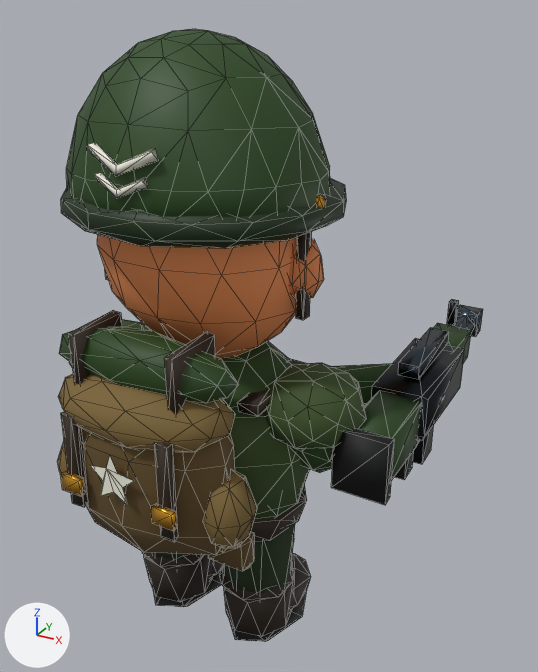
Two versions of the glTF model assets/game/models/soldier/soldier-lod.glb, one commit apart.
Before and after are seen from a 50 mm lens placed at (0.858, -1.281, 1.465), pointed at (0.036, 0.213, 0.718). The axes (+X, +Y, +Z) are drawn at lower left. The lights are the same throughout. The picture after the commit comes second. Mesh edges are drawn as thin lines. Vertices at exactly the same position are counted once.

The older version as bpy lines, for what is in view:
```python
me_face = bpy.data.meshes.new('Face')
me_face.from_pydata(...)  # 447 vertices, 794 faces; spans x -0.297..0.297, y -0.276..0.291, z -0.02..0.651
me_face.materials.append(mat_v15_toymilitary_pbr)
me_torso = bpy.data.meshes.new('Torso')
me_torso.from_pydata(...)  # 474 vertices, 844 faces; spans x -0.377..0.377, y -0.36..0.19, z 0.338..0.889
me_torso.materials.append(mat_v15_toymilitary_pbr)
me_trousers = bpy.data.meshes.new('Trousers')
me_trousers.from_pydata(...)  # 129 vertices, 234 faces; spans x -0.097..0.101, y -0.1..0.209, z -0.382..0.03
me_trousers.materials.append(mat_v15_toymilitary_pbr)
ob_body = bpy.data.objects.new('Body', me_torso)
ob_body.location = (0.0, 0.0, 0.0)
ob_head = bpy.data.objects.new('Head', me_face)
ob_head.location = (0.0, 0.0, 0.78)
ob_legl = bpy.data.objects.new('LegL', me_trousers)
ob_legl.location = (-0.122, 0.0, 0.38)
# also in view: 'LegR' at (0.122, 0.055, 0.204); 'Arms' at (0.053, 0.346, 0.594)
```
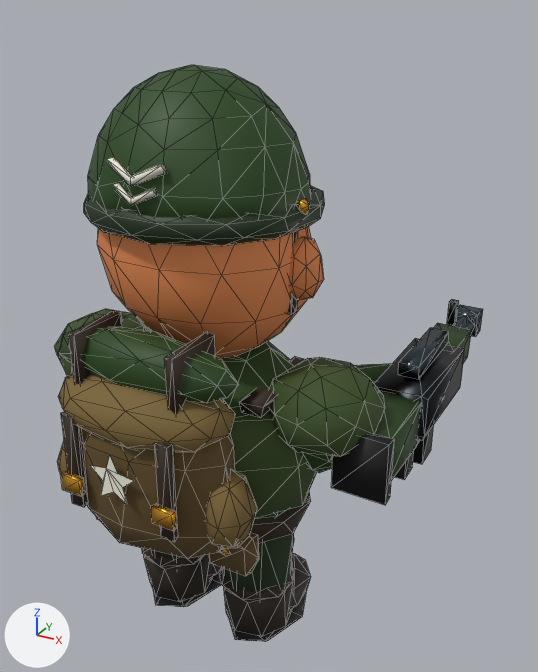
Where the change shows, as pixel boxes (x1, y1, x2, y2) in the pictures (538 x 672 px; the box of a moved part takes in the faces that stretch with it):
'Head', reshaped (15% narrower, 11% shorter)
    before: (61, 29, 346, 359)
    after: (84, 65, 325, 359)
'Body', reshaped (7% wider)
    before: (57, 310, 366, 571)
    after: (54, 309, 385, 576)
part 1 of me_torso, rebuilt (16% wider, 16% taller)
    before: (264, 363, 366, 449)
    after: (267, 357, 385, 457)
part 2 of me_torso, rebuilt (mostly hidden before)
    before: (69, 319, 151, 367)
    after: (54, 309, 151, 376)
part 3 of me_torso, rebuilt (9% wider)
    before: (230, 414, 310, 515)
    after: (230, 414, 317, 519)
part 4 of me_torso, rebuilt
    before: (251, 484, 307, 542)
    after: (251, 492, 311, 544)
part 5 of me_torso, rebuilt (6% wider, 12% taller)
    before: (208, 532, 255, 571)
    after: (209, 532, 259, 576)
part 6 of me_torso, rebuilt
    before: (237, 359, 308, 416)
    after: (239, 356, 305, 418)
part 7 of me_torso, reshaped
    before: (86, 505, 221, 556)
    after: (90, 509, 231, 559)
part 8 of me_torso, moved or reshaped
    before: (202, 497, 218, 544)
    after: (205, 497, 218, 544)
part 9 of me_face, moved or reshaped
    before: (88, 142, 158, 176)
    after: (107, 157, 167, 186)
part 10 of me_face, moved or reshaped
    before: (95, 172, 147, 198)
    after: (113, 183, 157, 206)
part 11 of me_face, rebuilt (15% narrower, 18% shorter)
    before: (66, 29, 330, 217)
    after: (88, 65, 311, 219)
part 12 of me_face, rebuilt (15% narrower, 14% shorter)
    before: (61, 178, 346, 248)
    after: (84, 186, 325, 246)
part 13 of me_face, deleted
    before: (316, 194, 326, 209)
part 14 of me_face, deleted
    before: (296, 232, 311, 320)
part 15 of me_face, reshaped
    after: (287, 198, 311, 315)

The edits, one by one:
me_torso is used by ob_body; location (0.0, 0.0, 0.0).
me_torso had 474 vertices, 844 faces and spanned x -0.377..0.377, y -0.36..0.19, z 0.338..0.889.
me_torso now has 474 vertices, 844 faces and spans x -0.417..0.417, y -0.36..0.2, z 0.339..0.889.
me_torso part 1: the loose piece of 40 vertices spanning x 0.154..0.377, y -0.124..0.105, z 0.602..0.778 is rebuilt with 42 vertices and now spans x 0.168..0.417, y -0.135..0.115, z 0.597..0.793.
me_torso part 2: the loose piece of 38 vertices spanning x -0.377..-0.152, y -0.125..0.105, z 0.602..0.778 is rebuilt with 42 vertices and now spans x -0.417..-0.167, y -0.135..0.115, z 0.597..0.793.
me_torso part 3: the loose piece of 32 vertices spanning x -0.275..0.275, y -0.19..0.19, z 0.44..0.69 is rebuilt with 32 vertices and now spans x -0.295..0.295, y -0.2..0.2, z 0.44..0.69.
me_torso part 4: the loose piece of 22 vertices spanning x -0.241..0.241, y -0.168..0.168, z 0.35..0.415 is rebuilt with 22 vertices and now spans x -0.251..0.251, y -0.175..0.175, z 0.35..0.415.
me_torso part 5: the loose piece of 16 vertices spanning x 0.093..0.207, y -0.192..-0.138, z 0.338..0.432 is rebuilt with 14 vertices and now spans x 0.096..0.224, y -0.201..-0.143, z 0.339..0.431.
me_torso part 6: the loose piece of 8 vertices spanning x 0.155..0.205, y -0.138..0.098, z 0.707..0.733 is rebuilt with 9 vertices and now spans x 0.163..0.218, y -0.143..0.109, z 0.711..0.739.
me_torso part 7: 1 vertex moved from x 0.032, y -0.319, z 0.43 to x -0.032, y -0.319, z 0.43; 6 vertices removed from x -0.17..0.169, y -0.29..-0.141, z 0.43; 17 vertices added at x -0.176..0.175, y -0.29..-0.141, z 0.389..0.43.
me_torso part 8: 2 vertices removed from x 0.142..0.163, y -0.291..-0.269, z 0.54; 1 vertex added at x 0.151, y -0.284, z 0.54.
Other edits to the shape of me_torso do not show in these pictures.
me_face is used by ob_head; location (0.0, 0.0, 0.78).
me_face had 447 vertices, 794 faces and spanned x -0.297..0.297, y -0.276..0.291, z -0.02..0.651.
me_face now has 447 vertices, 794 faces and spans x -0.274..0.274, y -0.242..0.252, z -0.02..0.586.
me_face part 9: the loose piece of 9 vertices spanning x -0.075..0.075, y -0.272..-0.241, z 0.419..0.468 is scaled about its middle by (0.858, 0.95, 0.883), then moved by (0.0, 0.036, -0.028).
me_face part 10: the loose piece of 9 vertices spanning x -0.056..0.056, y -0.275..-0.252, z 0.381..0.418 is scaled about its middle by (0.847, 0.925, 0.908), then moved by (0.0, 0.036, -0.023).
me_face part 11: the loose piece of 88 vertices spanning x -0.277..0.277, y -0.264..0.228, z 0.32..0.651 is rebuilt with 76 vertices and now spans x -0.232..0.232, y -0.226..0.198, z 0.31..0.586.
me_face part 12: the loose piece of 50 vertices spanning x -0.297..0.297, y -0.276..0.291, z 0.295..0.36 is rebuilt with 50 vertices and now spans x -0.251..0.251, y -0.242..0.247, z 0.288..0.346.
me_face part 13: the loose piece of 10 vertices spanning x 0.257..0.288, y -0.04..-0.006, z 0.333..0.368 is deleted.
me_face part 14: the loose piece of 8 vertices spanning x 0.235..0.255, y -0.04..-0.01, z 0.115..0.295 is deleted.
me_face part 15: 2 vertices moved from x -0.116..-0.093, y 0.204..0.205, z 0.229..0.259 to x -0.11..-0.088, y 0.2..0.205, z 0.239..0.26; 8 vertices removed from x -0.142..0.216, y -0.075..0.217, z 0.142..0.41; 37 vertices added at x -0.14..0.254, y -0.099..0.219, z 0.113..0.41.
Other edits to the shape of me_face do not show in these pictures.
